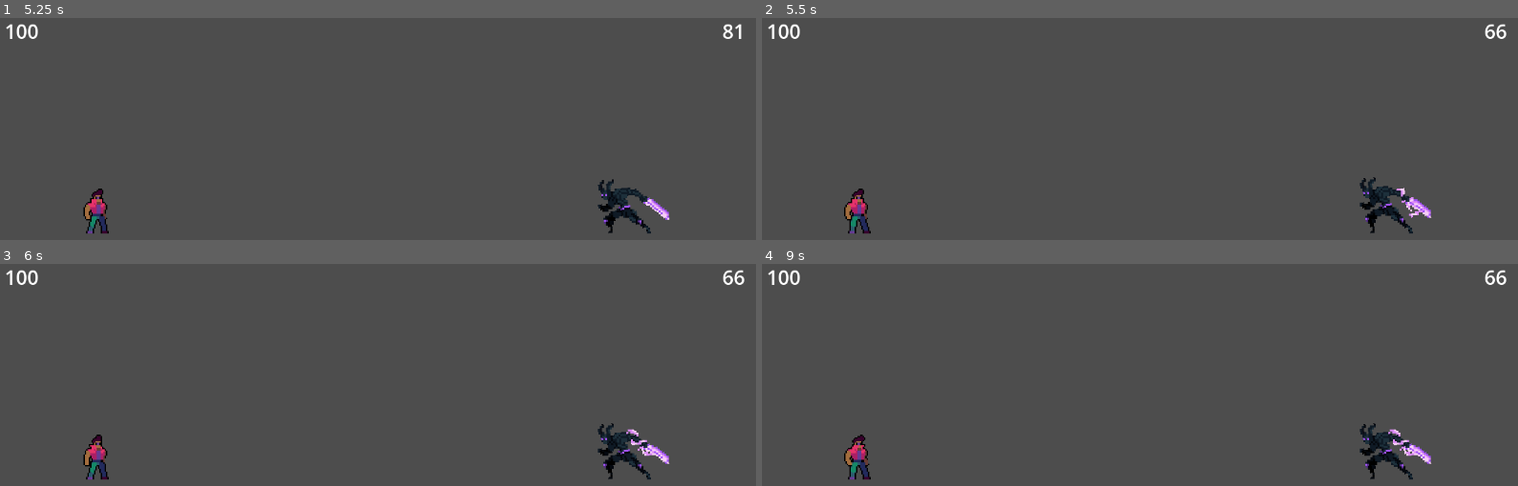
Above: before the commit, frames 1-4 (two rows, left to right).
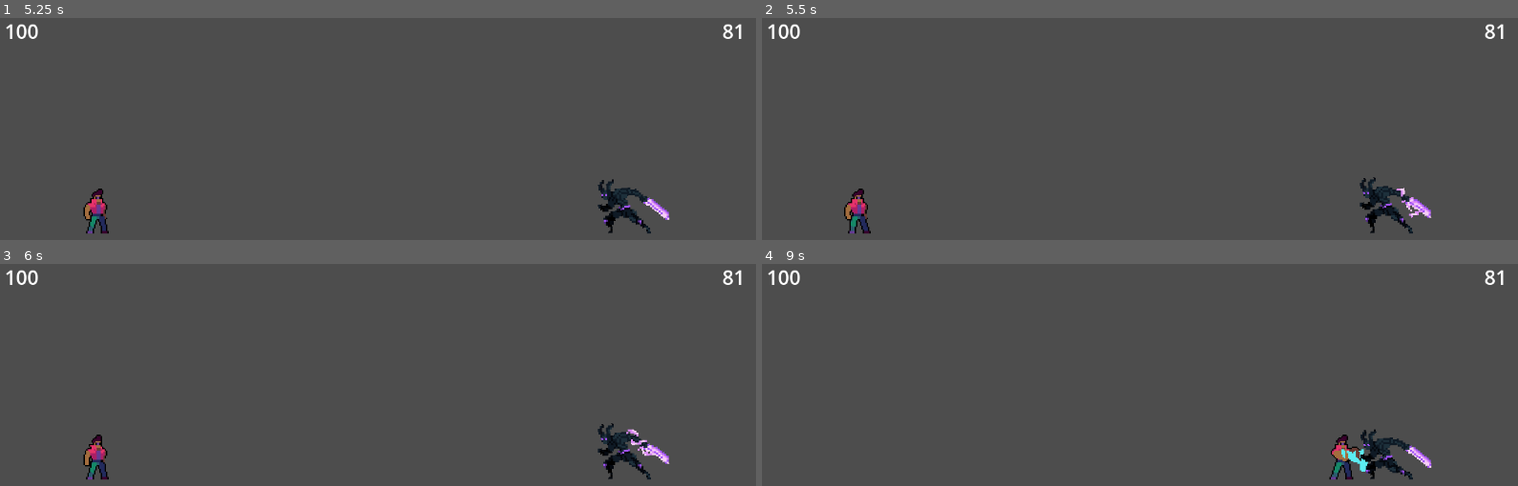
Above: after the commit, the same moments.

Repository: VinceAL-9/Mathfight
Game: Godot game, scene res://scenes/Whole game/Choose mode/campaign/Core gameplay/game.tscn
Two runs of this game, one before a commit and one after it. Both use one fixed random seed, a clock stepped at 60 frames per second and the inputs below. This scene is started directly instead of the project's main scene.
Inputs:
- Up to frame 1 (5.25 s): tap Enter (ans) at 0.5, 0.6, 1.35, 2.1, 2.85, 3.6, 4.35, 5.1 s
- Up to frame 2 (5.5 s): no input
- Up to frame 3 (6 s): tap Enter (ans) at 5.85 s
- Up to frame 4 (9 s): tap Enter (ans) every 0.75 s from 6.6 to 8.85 s

Frame 1 is identical in both runs. In frame 2, 0.1% of the frame differs, in the area x 95-99%, y 2-10%; in frame 3, 0.1%; in frame 4, 1.9%, in the area x 10-99%, y 2-97%.

Commit message:
Added animation and code
Added death animations for player and enemy in core gameplay, as well as coding these animations in the gameplay. Also improved the code to handle and prevent input spamming and end the game if player or bot hp is less than or equal to zero.

Diff:
--- a/scenes/Whole game/Choose mode/campaign/Core gameplay/player_and_enemy.tscn
+++ b/scenes/Whole game/Choose mode/campaign/Core gameplay/player_and_enemy.tscn
@@ -1,6 +1,7 @@
-[gd_scene load_steps=80 format=3 uid="uid://bjofrf14vlhie"]
+[gd_scene load_steps=112 format=3 uid="uid://bjofrf14vlhie"]
 
 [ext_resource type="Texture2D" uid="uid://djmtdvgmpbcei" path="res://assets/sprites/Free 3 Cyberpunk Sprites Pixel Art/1 Biker/Biker_attack3.png" id="1_1ae87"]
+[ext_resource type="Texture2D" uid="uid://childg1vaa23e" path="res://assets/Assetspack/Character1.png" id="2_88lo6"]
 [ext_resource type="Texture2D" uid="uid://baa6l7tej5mns" path="res://assets/sprites/Free 3 Cyberpunk Sprites Pixel Art/1 Biker/Biker_hurt.png" id="2_y8s1k"]
 [ext_resource type="Texture2D" uid="uid://d2cs5f540qded" path="res://assets/sprites/Characters with melee/1 Characters/1 Biker/Idle.png" id="3_6e656"]
 [ext_resource type="Texture2D" uid="uid://byoxge2id3fbs" path="res://assets/sprites/Characters with melee/1 Characters/1 Biker/retreat.png" id="4_b8fdy"]
@@ -39,6 +40,30 @@
 atlas = ExtResource("1_1ae87")
 region = Rect2(336, 0, 48, 48)
 
+[sub_resource type="AtlasTexture" id="AtlasTexture_hr4ox"]
+atlas = ExtResource("2_88lo6")
+region = Rect2(0, 50, 48, 50)
+
+[sub_resource type="AtlasTexture" id="AtlasTexture_ew71c"]
+atlas = ExtResource("2_88lo6")
+region = Rect2(48, 50, 48, 50)
+
+[sub_resource type="AtlasTexture" id="AtlasTexture_p0nal"]
+atlas = ExtResource("2_88lo6")
+region = Rect2(96, 50, 48, 50)
+
+[sub_resource type="AtlasTexture" id="AtlasTexture_atvfr"]
+atlas = ExtResource("2_88lo6")
+region = Rect2(144, 50, 48, 50)
+
+[sub_resource type="AtlasTexture" id="AtlasTexture_xq0em"]
+atlas = ExtResource("2_88lo6")
+region = Rect2(192, 50, 48, 50)
+
+[sub_resource type="AtlasTexture" id="AtlasTexture_0gt5d"]
+atlas = ExtResource("2_88lo6")
+region = Rect2(240, 50, 48, 50)
+
 [sub_resource type="AtlasTexture" id="AtlasTexture_p2bw8"]
 atlas = ExtResource("2_y8s1k")
 region = Rect2(0, 0, 48, 48)
@@ -144,6 +169,29 @@
 "loop": true,
 "name": &"attack",
 "speed": 17.0
+}, {
+"frames": [{
+"duration": 1.0,
+"texture": SubResource("AtlasTexture_hr4ox")
+}, {
+"duration": 1.0,
+"texture": SubResource("AtlasTexture_ew71c")
+}, {
+"duration": 1.0,
+"texture": SubResource("AtlasTexture_p0nal")
+}, {
+"duration": 1.0,
+"texture": SubResource("AtlasTexture_atvfr")
+}, {
+"duration": 1.0,
+"texture": SubResource("AtlasTexture_xq0em")
+}, {
+"duration": 1.0,
+"texture": SubResource("AtlasTexture_0gt5d")
+}],
+"loop": false,
+"name": &"death",
+"speed": 25.0
 }, {
 "frames": [{
 "duration": 1.0,
@@ -267,6 +315,98 @@
 atlas = ExtResource("6_turfo")
 region = Rect2(880, 160, 80, 80)
 
+[sub_resource type="AtlasTexture" id="AtlasTexture_otop5"]
+atlas = ExtResource("6_turfo")
+region = Rect2(1760, 320, 80, 80)
+
+[sub_resource type="AtlasTexture" id="AtlasTexture_tm7a1"]
+atlas = ExtResource("6_turfo")
+region = Rect2(1680, 320, 80, 80)
+
+[sub_resource type="AtlasTexture" id="AtlasTexture_enkvm"]
+atlas = ExtResource("6_turfo")
+region = Rect2(1600, 320, 80, 80)
+
+[sub_resource type="AtlasTexture" id="AtlasTexture_i1ghr"]
+atlas = ExtResource("6_turfo")
+region = Rect2(1520, 320, 80, 80)
+
+[sub_resource type="AtlasTexture" id="AtlasTexture_30lgb"]
+atlas = ExtResource("6_turfo")
+region = Rect2(1440, 320, 80, 80)
+
+[sub_resource type="AtlasTexture" id="AtlasTexture_fe3rf"]
+atlas = ExtResource("6_turfo")
+region = Rect2(1360, 320, 80, 80)
+
+[sub_resource type="AtlasTexture" id="AtlasTexture_fhiw5"]
+atlas = ExtResource("6_turfo")
+region = Rect2(1280, 320, 80, 80)
+
+[sub_resource type="AtlasTexture" id="AtlasTexture_fprsg"]
+atlas = ExtResource("6_turfo")
+region = Rect2(1200, 320, 80, 80)
+
+[sub_resource type="AtlasTexture" id="AtlasTexture_imaam"]
+atlas = ExtResource("6_turfo")
+region = Rect2(1120, 320, 80, 80)
+
+[sub_resource type="AtlasTexture" id="AtlasTexture_2gxaw"]
+atlas = ExtResource("6_turfo")
+region = Rect2(1040, 320, 80, 80)
+
+[sub_resource type="AtlasTexture" id="AtlasTexture_r12g2"]
+atlas = ExtResource("6_turfo")
+region = Rect2(960, 320, 80, 80)
+
+[sub_resource type="AtlasTexture" id="AtlasTexture_pe6s2"]
+atlas = ExtResource("6_turfo")
+region = Rect2(880, 320, 80, 80)
+
+[sub_resource type="AtlasTexture" id="AtlasTexture_v22hi"]
+atlas = ExtResource("6_turfo")
+region = Rect2(800, 320, 80, 80)
+
+[sub_resource type="AtlasTexture" id="AtlasTexture_dn1ob"]
+atlas = ExtResource("6_turfo")
+region = Rect2(720, 320, 80, 80)
+
+[sub_resource type="AtlasTexture" id="AtlasTexture_6aost"]
+atlas = ExtResource("6_turfo")
+region = Rect2(640, 320, 80, 80)
+
+[sub_resource type="AtlasTexture" id="AtlasTexture_agth3"]
+atlas = ExtResource("6_turfo")
+region = Rect2(560, 320, 80, 80)
+
+[sub_resource type="AtlasTexture" id="AtlasTexture_65c4m"]
+atlas = ExtResource("6_turfo")
+region = Rect2(480, 320, 80, 80)
+
+[sub_resource type="AtlasTexture" id="AtlasTexture_3lpii"]
+atlas = ExtResource("6_turfo")
+region = Rect2(400, 320, 80, 80)
+
+[sub_resource type="AtlasTexture" id="AtlasTexture_acfpf"]
+atlas = ExtResource("6_turfo")
+region = Rect2(320, 320, 80, 80)
+
+[sub_resource type="AtlasTexture" id="AtlasTexture_ixcoq"]
+atlas = ExtResource("6_turfo")
+region = Rect2(240, 320, 80, 80)
+
+[sub_resource type="AtlasTexture" id="AtlasTexture_04h0u"]
+atlas = ExtResource("6_turfo")
+region = Rect2(160, 320, 80, 80)
+
+[sub_resource type="AtlasTexture" id="AtlasTexture_472if"]
+atlas = ExtResource("6_turfo")
+region = Rect2(80, 320, 80, 80)
+
+[sub_resource type="AtlasTexture" id="AtlasTexture_4ge6d"]
+atlas = ExtResource("6_turfo")
+region = Rect2(0, 320, 80, 80)
+
 [sub_resource type="AtlasTexture" id="AtlasTexture_karh5"]
 atlas = ExtResource("6_turfo")
 region = Rect2(1440, 240, 80, 80)
@@ -432,6 +572,83 @@
 "loop": true,
 "name": &"attack",
 "speed": 17.0
+}, {
+"frames": [{
+"duration": 1.0,
+"texture": SubResource("AtlasTexture_otop5")
+}, {
+"duration": 1.0,
+"texture": SubResource("AtlasTexture_tm7a1")
+}, {
+"duration": 1.0,
+"texture": SubResource("AtlasTexture_enkvm")
+}, {
+"duration": 1.0,
+"texture": SubResource("AtlasTexture_i1ghr")
+}, {
+"duration": 1.0,
+"texture": SubResource("AtlasTexture_30lgb")
+}, {
+"duration": 1.0,
+"texture": SubResource("AtlasTexture_fe3rf")
+}, {
+"duration": 1.0,
+"texture": SubResource("AtlasTexture_fhiw5")
+}, {
+"duration": 1.0,
+"texture": SubResource("AtlasTexture_fprsg")
+}, {
+"duration": 1.0,
+"texture": SubResource("AtlasTexture_imaam")
+}, {
+"duration": 1.0,
+"texture": SubResource("AtlasTexture_2gxaw")
+}, {
+"duration": 1.0,
+"texture": SubResource("AtlasTexture_r12g2")
+}, {
+"duration": 1.0,
+"texture": SubResource("AtlasTexture_pe6s2")
+}, {
+"duration": 1.0,
+"texture": SubResource("AtlasTexture_v22hi")
+}, {
+"duration": 1.0,
+"texture": SubResource("AtlasTexture_dn1ob")
+}, {
+"duration": 1.0,
+"texture": SubResource("AtlasTexture_6aost")
+}, {
+"duration": 1.0,
+"texture": SubResource("AtlasTexture_agth3")
+}, {
+"duration": 1.0,
+"texture": SubResource("AtlasTexture_65c4m")
+}, {
+"duration": 1.0,
+"texture": SubResource("AtlasTexture_3lpii")
+}, {
+"duration": 1.0,
+"texture": SubResource("AtlasTexture_acfpf")
+}, {
+"duration": 1.0,
+"texture": SubResource("AtlasTexture_ixcoq")
+}, {
+"duration": 1.0,
+"texture": SubResource("AtlasTexture_04h0u")
+}, {
+"duration": 1.0,
+"texture": SubResource("AtlasTexture_472if")
+}, {
+"duration": 1.0,
+"texture": SubResource("AtlasTexture_4ge6d")
+}, {
+"duration": 1.0,
+"texture": null
+}],
+"loop": false,
+"name": &"death",
+"speed": 25.0
 }, {
 "frames": [{
 "duration": 1.0,
@@ -774,11 +991,69 @@
 "values": [1.5]
 }
 
+[sub_resource type="Animation" id="Animation_kskrk"]
+resource_name = "player_death"
+length = 0.3
+tracks/0/type = "value"
+tracks/0/imported = false
+tracks/0/enabled = true
+tracks/0/path = NodePath("Player:animation")
+tracks/0/interp = 1
+tracks/0/loop_wrap = true
+tracks/0/keys = {
+"times": PackedFloat32Array(0, 0.3),
+"transitions": PackedFloat32Array(1, 1),
+"update": 1,
+"values": [&"death", &"death"]
+}
+tracks/1/type = "value"
+tracks/1/imported = false
+tracks/1/enabled = true
+tracks/1/path = NodePath("Player:frame")
+tracks/1/interp = 1
+tracks/1/loop_wrap = true
+tracks/1/keys = {
+"times": PackedFloat32Array(0, 0.3),
+"transitions": PackedFloat32Array(1, 1),
+"update": 0,
+"values": [0, 5]
+}
+
+[sub_resource type="Animation" id="Animation_88lo6"]
+resource_name = "enemy_death"
+length = 0.5
+tracks/0/type = "value"
+tracks/0/imported = false
+tracks/0/enabled = true
+tracks/0/path = NodePath("Enemy:animation")
+tracks/0/interp = 1
+tracks/0/loop_wrap = true
+tracks/0/keys = {
+"times": PackedFloat32Array(0, 0.5),
+"transitions": PackedFloat32Array(1, 1),
+"update": 1,
+"values": [&"death", &"death"]
+}
+tracks/1/type = "value"
+tracks/1/imported = false
+tracks/1/enabled = true
+tracks/1/path = NodePath("Enemy:frame")
+tracks/1/interp = 1
+tracks/1/loop_wrap = true
+tracks/1/keys = {
+"times": PackedFloat32Array(0, 0.5),
+"transitions": PackedFloat32Array(1, 1),
+"update": 0,
+"values": [0, 23]
+}
+
 [sub_resource type="AnimationLibrary" id="AnimationLibrary_6e656"]
 _data = {
 &"RESET": SubResource("Animation_y8s1k"),
 &"enemy_attack": SubResource("Animation_6e656"),
-&"player_attack": SubResource("Animation_1ae87")
+&"enemy_death": SubResource("Animation_88lo6"),
+&"player_attack": SubResource("Animation_1ae87"),
+&"player_death": SubResource("Animation_kskrk")
 }
 
 [node name="Player and Enemy" type="Node2D"]
--- a/scripts/Whole game/Choose mode/campaign/Core gameplay/game.gd
+++ b/scripts/Whole game/Choose mode/campaign/Core gameplay/game.gd
@@ -16,47 +16,77 @@
 @onready var player_sprite: AnimatedSprite2D = $"Player and Enemy".get_node("Player")
 @onready var enemy_sprite: AnimatedSprite2D = $"Player and Enemy".get_node("Enemy")
 
-
 var problem_active: bool # This is a placeholder for the problem generator
 var problem_start_time: int
+var game_over: bool = false # indicator whether this game is over
+var has_answered: bool = false # prevents input spamming
 
 func _ready() -> void: # executes once, at the start of the match
 	# set positions of the player and enemy sprites
 	player_sprite.position = Vector2(169, 280)
 	enemy_sprite.position = Vector2(946, 259)
 
-	player_hp.text = str(player_health)
-	enemy_hp.text = str(enemy_health)
+	update_health_ui() # sets initial health display
+
 	problem_active = false
 	prob_timer.start()
 
+func update_health_ui() -> void:
+	player_hp.text = str(player_health)
+	enemy_hp.text = str(enemy_health)
+
 func _on_generate_problem_timeout() -> void:
 	problem_active = true # generate a problem here then start the solve timer
+	has_answered = false # allow answering again for the new problem
 	solve_timer.start()
 	problem_start_time = Time.get_ticks_msec() # gets the time at which the solve timer started and the problem generated
 
 func _on_timer_for_solving_timeout() -> void:
-	if problem_active:
+	if problem_active and not has_answered: # prevent double triggers if answer was already given
 		anim.play("enemy_attack") # play the animation with a bit of delay to sync with damage
 		await get_tree().create_timer(1.3).timeout
+
 		player_health -= 10
-		player_hp.text = str(player_health)
+		update_health_ui()
+
+		if player_health <= 0:
+			anim.play("player_death") # death animation for player
+			end_game()
+			return
+
 		problem_active = false
 		prob_timer.start(rng.randi_range(2, 4))
 
 func _process(_delta: float) -> void:
-	if problem_active and Input.is_action_just_pressed("ans"): # Input action is just a placeholder
+	if game_over: return # skip logic if game is over
+
+	if problem_active and not has_answered and Input.is_action_just_pressed("ans"): # prevent spamming
+		has_answered = true # lock in answer to prevent re-pressing
+
 		# this gets the elapsed time since the start of the solve timer by subtracting the start time from current time
-		var elapsed_time = (Time.get_ticks_msec() - problem_start_time) / 1000.0 # convert to seconds, since this is in millisesconds
+		var elapsed_time = (Time.get_ticks_msec() - problem_start_time) / 1000.0 # convert to seconds, since this is in milliseconds
 
 		anim.play("player_attack") # play the animation with a bit of delay to sync with damage
-		await get_tree().create_timer(1).timeout
+		await get_tree().create_timer(1.0).timeout
+
 		if elapsed_time <= 3.0: # if player solves in under 3 secs, crit damage
 			enemy_health -= rng.randi_range(15, 20)
 		else: # normal damage
 			enemy_health -= 10
 
-		enemy_hp.text = str(enemy_health)
+		update_health_ui()
+
+		if enemy_health <= 0:
+			anim.play("enemy_death") # death animation for enemy
+			end_game()
+			return
+
 		solve_timer.stop() # stop the solve timer and start generate_problem timer
 		prob_timer.start(rng.randi_range(2, 4))
 		problem_active = false
+
+func end_game() -> void:
+	game_over = true # mark game as over
+	solve_timer.stop() # stop timers to avoid further input or problems
+	prob_timer.stop()
+	print("Game Over") # can be replaced with a UI popup or scene transition
